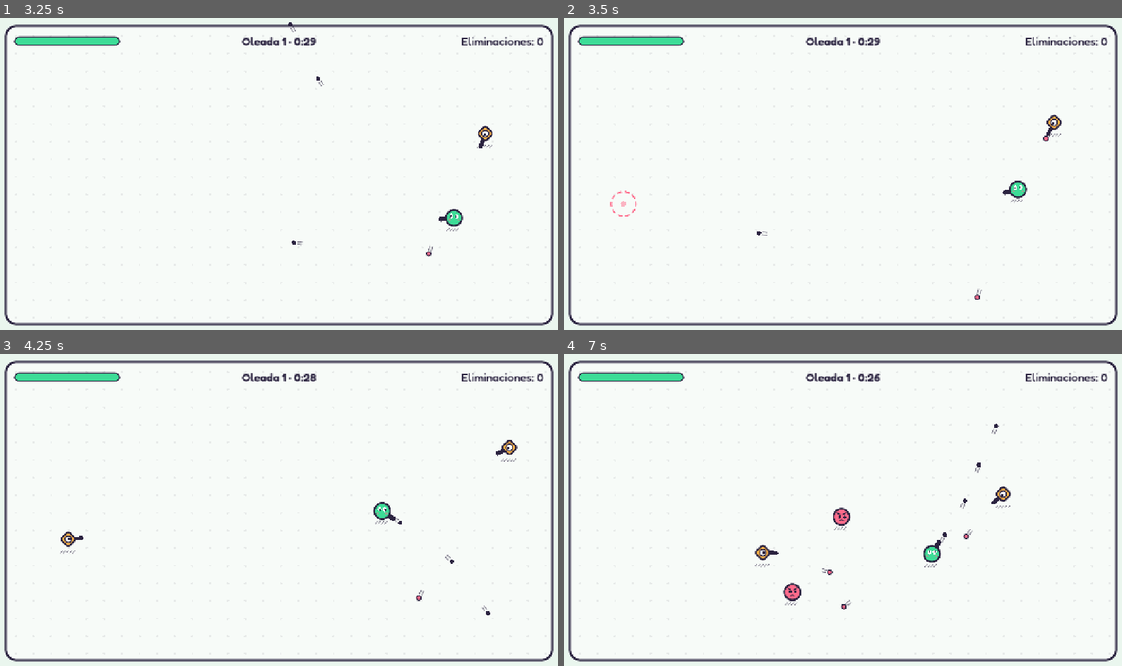
Above: before the commit, frames 1-4 (two rows, left to right).
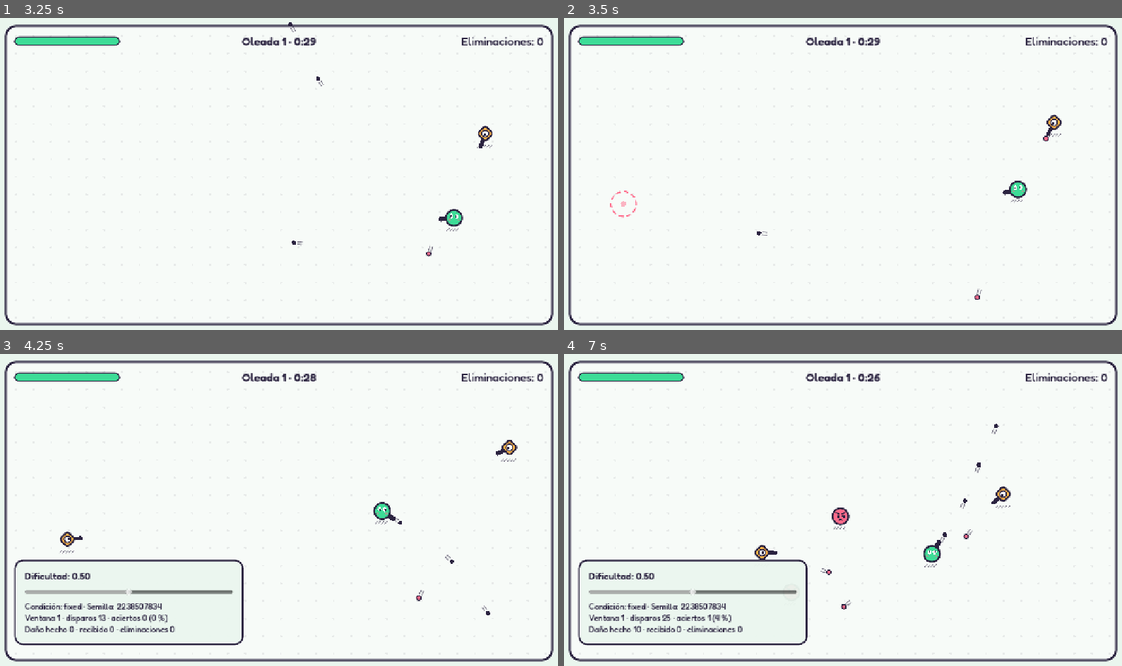
Above: after the commit, the same moments.

Repository: OmarDavidd/autelia
Game: Godot game, scene res://modes/survival/survival.tscn
Two runs of this game, one before a commit and one after it. Both use one fixed random seed, a clock stepped at 60 frames per second and the inputs below.
Inputs (mouse positions are in pixels of both pictures, inside the frame that each line leads up to):
- Up to frame 1 (3.25 s): tap Enter at 0.5 s; move the mouse to (401, 158) at 0.52 s; press the mouse at (401, 158) at 0.53 s; hold D (move_right) 0.53-1.28 s; move the mouse to (167, 189) at 1.27 s; release the mouse at (167, 189) at 1.28 s; hold S (move_down) 1.28-2.03 s; click (167, 189) at 1.35 s; move the mouse to (334, 105) at 2.02 s; press the mouse at (334, 105) at 2.03 s; hold D (move_right) 2.03-2.78 s; move the mouse to (251, 239) at 2.77 s; release the mouse at (251, 239) at 2.78 s; hold W (move_up) from 2.78 s (still down); click (251, 239) at 2.85 s
- Up to frame 2 (3.5 s): keep holding W (move_up)
- Up to frame 3 (4.25 s): move the mouse to (446, 559) at 3.52 s; release W (move_up) at 3.53 s; press the mouse at (446, 559) at 3.53 s; hold A (move_left) from 3.53 s (still down); tap F3 (debug_panel, bound only after the commit) at 4.15 s
- Up to frame 4 (7 s): move the mouse to (675, 463) at 4.27 s; release the mouse at (675, 463) at 4.28 s; click (675, 463) at 4.35 s; move the mouse to (870, 510) at 5.02 s; release A (move_left) at 5.03 s; press the mouse at (870, 510) at 5.03 s; hold S (move_down) 5.03-5.78 s; move the mouse to (759, 432) at 5.77 s; release the mouse at (759, 432) at 5.78 s; hold D (move_right) 5.78-6.53 s; click (759, 432) at 5.85 s; move the mouse to (965, 494) at 6.52 s; press the mouse at (965, 494) at 6.53 s; hold W (move_up) from 6.53 s (still down)

Frame 1 is identical in both runs. In frame 2, less than 0.1% of the frame differs, in the area x 8-14%, y 55-65%; in frame 3, 2.5%; in frame 4, 2.8%, in the area x 2-52%, y 49-94%.

Commit message:
feat: add difficulty control, per-wave telemetry and researcher panel

Diff:
--- /dev/null
+++ b/difficulty/controllers/difficulty_controller.gd
@@ -0,0 +1,13 @@
+class_name DifficultyController
+extends RefCounted
+## Decides the difficulty of the next window from the stats of the window that just closed.
+## Experimental conditions (fixed, rules, model-based) are subclasses with the same interface.
+
+
+## Short name written to the telemetry `condition` column.
+func label() -> String:
+	return "base"
+
+
+func next_difficulty(_window: Dictionary, current: float) -> float:
+	return current
--- /dev/null
+++ b/difficulty/controllers/fixed_controller.gd
@@ -0,0 +1,7 @@
+class_name FixedController
+extends DifficultyController
+## Control condition: difficulty never changes, whatever the player does.
+
+
+func label() -> String:
+	return "fixed"
--- /dev/null
+++ b/difficulty/difficulty_director.gd
@@ -0,0 +1,40 @@
+class_name DifficultyDirector
+extends Node
+## Owns the current difficulty value and pushes it to the spawner.
+## After each telemetry window, the active controller picks the next value.
+##
+## Start value: `--difficulty=0.7` on the command line (after `--`) wins, then `initial_difficulty`.
+
+signal difficulty_changed(value: float)
+
+@export var spawner_path: NodePath
+@export var telemetry_path: NodePath
+@export_range(0.0, 1.0, 0.01) var initial_difficulty := 0.5
+
+var difficulty := 0.5
+var controller: DifficultyController = FixedController.new()
+
+@onready var spawner: WaveSpawner = get_node(spawner_path)
+@onready var telemetry: TelemetryRecorder = get_node(telemetry_path)
+
+
+func _ready() -> void:
+	telemetry.window_closed.connect(_on_window_closed)
+	set_difficulty(_resolve_initial())
+
+
+func set_difficulty(value: float) -> void:
+	difficulty = clampf(value, 0.0, 1.0)
+	DifficultyParams.apply(difficulty, spawner)
+	difficulty_changed.emit(difficulty)
+
+
+func _resolve_initial() -> float:
+	for arg in OS.get_cmdline_user_args():
+		if arg.begins_with("--difficulty="):
+			return float(arg.get_slice("=", 1))
+	return initial_difficulty
+
+
+func _on_window_closed(window: Dictionary) -> void:
+	set_difficulty(controller.next_difficulty(window, difficulty))
--- /dev/null
+++ b/difficulty/difficulty_params.gd
@@ -0,0 +1,27 @@
+class_name DifficultyParams
+## Maps one difficulty value d in [0, 1] to the parameters it controls.
+## d = 0.5 reproduces the base tuning, and every parameter moves linearly with d,
+## so each difficulty value is traceable to concrete numbers.
+
+## Value at d = 0 (x) and at d = 1 (y).
+const RANGES := {
+	"spawn_interval": Vector2(2.0, 0.8),
+	"speed_multiplier": Vector2(0.75, 1.25),
+	"fire_rate_multiplier": Vector2(0.6, 1.4),
+	"health_multiplier": Vector2(0.8, 1.2),
+}
+
+
+static func values(difficulty: float) -> Dictionary:
+	var t := clampf(difficulty, 0.0, 1.0)
+	var result := {}
+	for key: String in RANGES:
+		var range_: Vector2 = RANGES[key]
+		result[key] = lerpf(range_.x, range_.y, t)
+	return result
+
+
+static func apply(difficulty: float, spawner: WaveSpawner) -> void:
+	var tuned := values(difficulty)
+	for key: String in tuned:
+		spawner.set(key, tuned[key])
--- a/modes/survival/spawn_marker.gd
+++ b/modes/survival/spawn_marker.gd
@@ -5,6 +5,8 @@
 
 var scene: PackedScene
 var duration := 0.6
+## Optional hook to adjust the enemy before it enters the tree.
+var on_spawn: Callable
 
 var _elapsed := 0.0
 
@@ -14,6 +16,8 @@
 	queue_redraw()
 	if _elapsed >= duration:
 		var enemy: Node2D = scene.instantiate()
+		if on_spawn.is_valid():
+			on_spawn.call(enemy)
 		get_parent().add_child(enemy)
 		enemy.global_position = global_position
 		queue_free()
--- a/modes/survival/survival.tscn
+++ b/modes/survival/survival.tscn
@@ -5,6 +5,9 @@
 [ext_resource type="PackedScene" path="res://core/player/player.tscn" id="3_player"]
 [ext_resource type="Script" path="res://modes/survival/wave_spawner.gd" id="4_spawner"]
 [ext_resource type="Script" path="res://ui/hud.gd" id="5_hud"]
+[ext_resource type="Script" path="res://difficulty/difficulty_director.gd" id="6_director"]
+[ext_resource type="Script" path="res://telemetry/telemetry_recorder.gd" id="7_telemetry"]
+[ext_resource type="Script" path="res://ui/debug_panel.gd" id="8_debug"]
 
 [node name="Survival" type="Node2D"]
 script = ExtResource("1_survival")
@@ -22,3 +25,19 @@
 
 [node name="Hud" type="CanvasLayer" parent="."]
 script = ExtResource("5_hud")
+
+[node name="Difficulty" type="Node" parent="."]
+script = ExtResource("6_director")
+spawner_path = NodePath("../Spawner")
+telemetry_path = NodePath("../Telemetry")
+
+[node name="Telemetry" type="Node" parent="."]
+script = ExtResource("7_telemetry")
+mode_path = NodePath("..")
+director_path = NodePath("../Difficulty")
+
+[node name="DebugPanel" type="CanvasLayer" parent="."]
+script = ExtResource("8_debug")
+mode_path = NodePath("..")
+director_path = NodePath("../Difficulty")
+telemetry_path = NodePath("../Telemetry")
--- a/modes/survival/wave_spawner.gd
+++ b/modes/survival/wave_spawner.gd
@@ -12,11 +12,17 @@
 @export var wave_duration := 30.0
 @export var break_duration := 3.0
 @export var first_break := 2.0
+## Overwritten by a difficulty director when the scene has one (see DifficultyParams).
 @export var spawn_interval := 1.4
 @export var max_alive := 12
 @export var shooter_chance := 0.3
 @export var min_player_distance := 220.0
 @export var telegraph_time := 0.6
+
+## Set by whoever controls difficulty. Applied to enemies as they spawn.
+var speed_multiplier := 1.0
+var fire_rate_multiplier := 1.0
+var health_multiplier := 1.0
 
 var wave := 0
 var running := false
@@ -103,9 +109,21 @@
 	var marker := SpawnMarker.new()
 	marker.scene = scene
 	marker.duration = telegraph_time
+	marker.on_spawn = _tune
 	_container.add_child(marker)
 	marker.global_position = at
 	spawned.emit(scene.resource_path, at)
+
+
+## Scales a freshly instantiated enemy before it enters the tree (Health resets on ready).
+func _tune(enemy: Node) -> void:
+	if enemy is Enemy:
+		enemy.speed *= speed_multiplier
+		var health: Health = enemy.get_node("Health")
+		health.max_health *= health_multiplier
+	if enemy is Shooter:
+		var weapon: Weapon = enemy.get_node("Pivot/Weapon")
+		weapon.fire_rate *= fire_rate_multiplier
 
 
 ## Always uses exactly two RNG draws, so the random sequence does not depend on
--- a/project.godot
+++ b/project.godot
@@ -47,6 +47,10 @@
 "deadzone": 0.2,
 "events": [Object(InputEventKey,"physical_keycode":82)]
 }
+debug_panel={
+"deadzone": 0.2,
+"events": [Object(InputEventKey,"physical_keycode":4194334)]
+}
 screenshot={
 "deadzone": 0.2,
 "events": [Object(InputEventKey,"physical_keycode":4194343)]
--- /dev/null
+++ b/telemetry/telemetry_recorder.gd
@@ -0,0 +1,132 @@
+class_name TelemetryRecorder
+extends Node
+## Aggregates gameplay events per wave (one measurement window) and appends one CSV row
+## per window. A window also closes early when the player dies.
+##
+## Participant: `--participant=P01` on the command line (after `--`), default "dev".
+## Files: <output_dir>/<participant>_<session>.csv (user:// is git-ignored data, never commit it).
+
+signal window_closed(window: Dictionary)
+
+const COLUMNS := [
+	"participant_id", "session_id", "condition", "seed", "window", "timestamp", "difficulty",
+	"shots", "hits", "accuracy", "damage_dealt", "damage_taken", "kills", "deaths",
+	"active_time", "kills_per_minute",
+]
+
+@export var mode_path: NodePath
+@export var director_path: NodePath
+@export var output_dir := "user://telemetry"
+
+var participant_id := "dev"
+var session_id := ""
+var file_path := ""
+var current := {}
+
+var _open := false
+
+@onready var mode: SurvivalMode = get_node(mode_path)
+@onready var director: DifficultyDirector = get_node(director_path)
+
+
+func _ready() -> void:
+	for arg in OS.get_cmdline_user_args():
+		if arg.begins_with("--participant="):
+			participant_id = arg.get_slice("=", 1)
+	session_id = Time.get_datetime_string_from_system().replace(":", "-")
+	file_path = "%s/%s_%s.csv" % [output_dir, participant_id, session_id]
+
+	Events.wave_started.connect(_on_wave_started)
+	Events.wave_ended.connect(_on_wave_ended)
+	Events.shot_fired.connect(_on_shot_fired)
+	Events.enemy_hit.connect(_on_enemy_hit)
+	Events.enemy_killed.connect(_on_enemy_killed)
+	Events.player_damaged.connect(_on_player_damaged)
+	Events.player_died.connect(_on_player_died)
+
+
+func _physics_process(delta: float) -> void:
+	if _open:
+		current.active_time += delta
+
+
+func is_window_open() -> bool:
+	return _open
+
+
+func _on_wave_started(index: int) -> void:
+	current = {
+		"window": index, "difficulty": director.difficulty,
+		"shots": 0, "hits": 0, "damage_dealt": 0.0, "damage_taken": 0.0,
+		"kills": 0, "deaths": 0, "active_time": 0.0,
+	}
+	_open = true
+
+
+func _on_shot_fired(shooter: Node) -> void:
+	# Enemy shots also emit this event; only the player's count toward accuracy.
+	if _open and shooter is Player:
+		current.shots += 1
+
+
+func _on_enemy_hit(_enemy: Node, damage: float) -> void:
+	if _open:
+		current.hits += 1
+		current.damage_dealt += damage
+
+
+func _on_enemy_killed(_enemy: Node) -> void:
+	if _open:
+		current.kills += 1
+
+
+func _on_player_damaged(amount: float, _health_left: float) -> void:
+	if _open:
+		current.damage_taken += amount
+
+
+func _on_player_died() -> void:
+	if _open:
+		current.deaths = 1
+		_close_window()
+
+
+func _on_wave_ended(_index: int) -> void:
+	_close_window()
+
+
+func _close_window() -> void:
+	if not _open:
+		return
+	_open = false
+	var minutes := maxf(current.active_time, 0.001) / 60.0
+	var row := current.duplicate()
+	row.merge({
+		"participant_id": participant_id,
+		"session_id": session_id,
+		"condition": director.controller.label(),
+		"seed": mode.used_seed,
+		"timestamp": Time.get_datetime_string_from_system(),
+		"accuracy": float(current.hits) / current.shots if current.shots > 0 else 0.0,
+		"kills_per_minute": current.kills / minutes,
+	})
+	_append(row)
+	window_closed.emit(row)
+
+
+func _append(row: Dictionary) -> void:
+	DirAccess.make_dir_recursive_absolute(output_dir)
+	var exists := FileAccess.file_exists(file_path)
+	var file := FileAccess.open(file_path, FileAccess.READ_WRITE if exists else FileAccess.WRITE)
+	if file == null:
+		push_error("Telemetry: cannot open %s (%s)" % [file_path, error_string(FileAccess.get_open_error())])
+		return
+	file.seek_end()
+	if not exists:
+		file.store_line(",".join(COLUMNS))
+	var cells: PackedStringArray = []
+	for column: String in COLUMNS:
+		var value: Variant = row[column]
+		cells.append("%.4f" % value if value is float else str(value))
+	file.store_line(",".join(cells))
+	file.close()
--- a/tests/smoke_stage4.gd
+++ b/tests/smoke_stage4.gd
@@ -46,8 +46,9 @@
 	spawner.first_break = 0.5
 	spawner.wave_duration = 2.0
 	spawner.break_duration = 0.5
-	spawner.spawn_interval = 0.25
 	add_child(mode)
+	# The difficulty director sets the interval on ready; override it afterwards.
+	mode.spawner.spawn_interval = 0.25
 	mode.player.health.invulnerability_time = 999.0
 	mode.player.health.invulnerable_left = 999.0
 	return mode
--- a/tests/smoke_stage5.gd
+++ b/tests/smoke_stage5.gd
@@ -25,8 +25,9 @@
 	var spawner: WaveSpawner = mode.get_node("Spawner")
 	spawner.first_break = 0.5
 	spawner.wave_duration = 3.0
-	spawner.spawn_interval = 0.25
 	add_child(mode)
+	# The difficulty director sets the interval on ready; override it afterwards.
+	mode.spawner.spawn_interval = 0.25
 	var hud := mode.hud
 	var player := mode.player
 
--- /dev/null
+++ b/tests/smoke_stage7.gd
@@ -0,0 +1,157 @@
+extends Node
+## Stage 7 smoke test: difficulty mapping, director -> spawner, per-window CSV telemetry.
+## Run: godot --headless --path . tests/smoke_stage7.tscn
+
+const SURVIVAL := "res://modes/survival/survival.tscn"
+const OUTPUT_DIR := "user://test_telemetry"
+
+var failures: Array[String] = []
+
+
+func _ready() -> void:
+	_run.call_deferred()
+
+
+func _frames(count: int) -> void:
+	for i in count:
+		await get_tree().physics_frame
+
+
+func _expect(condition: bool, message: String) -> void:
+	if not condition:
+		failures.append(message)
+
+
+func _run() -> void:
+	_clean_output()
+	_params_map_linearly()
+	await _director_tunes_spawner_and_enemies()
+	await _telemetry_writes_one_row_per_window()
+	await _death_closes_window_early()
+	_clean_output()
+
+	if failures.is_empty():
+		print("SMOKE OK: difficulty maps and applies; telemetry writes per-window CSV rows")
+		get_tree().quit(0)
+	else:
+		for failure in failures:
+			printerr("FAIL: ", failure)
+		get_tree().quit(1)
+
+
+func _make_run(seed_value: int) -> SurvivalMode:
+	var mode: SurvivalMode = load(SURVIVAL).instantiate()
+	mode.run_seed = seed_value
+	var spawner: WaveSpawner = mode.get_node("Spawner")
+	spawner.first_break = 0.3
+	spawner.wave_duration = 1.5
+	var telemetry: TelemetryRecorder = mode.get_node("Telemetry")
+	telemetry.output_dir = OUTPUT_DIR
+	add_child(mode)
+	mode.player.health.invulnerable_left = 999.0
+	return mode
+
+
+func _free(mode: Node) -> void:
+	mode.queue_free()
+	await _frames(2)
+
+
+func _params_map_linearly() -> void:
+	var easy := DifficultyParams.values(0.0)
+	var mid := DifficultyParams.values(0.5)
+	var hard := DifficultyParams.values(1.0)
+	_expect(is_equal_approx(mid.spawn_interval, 1.4), "d=0.5 spawn interval %.2f" % mid.spawn_interval)
+	_expect(is_equal_approx(mid.speed_multiplier, 1.0), "d=0.5 must keep base speed")
+	_expect(easy.spawn_interval > hard.spawn_interval, "harder must spawn more often")
+	_expect(hard.speed_multiplier > easy.speed_multiplier, "harder must be faster")
+	_expect(DifficultyParams.values(3.0) == hard, "difficulty must clamp to 1")
+
+
+func _director_tunes_spawner_and_enemies() -> void:
+	var mode := _make_run(11)
+	var director: DifficultyDirector = mode.get_node("Difficulty")
+	director.set_difficulty(1.0)
+	_expect(is_equal_approx(mode.spawner.spawn_interval, 0.8), "spawner interval not tuned: %.2f" % mode.spawner.spawn_interval)
+
+	var enemy: Enemy
+	for i in 120:
+		await _frames(1)
+		for child in mode.enemies.get_children():
+			if child is Enemy:
+				enemy = child
+		if enemy:
+			break
+	_expect(enemy != null, "no enemy spawned")
+	if enemy:
+		var base: Enemy = load(enemy.scene_file_path).instantiate()
+		_expect(is_equal_approx(enemy.speed, base.speed * 1.25), "enemy speed %.1f, expected %.1f" % [enemy.speed, base.speed * 1.25])
+		var base_health: Health = base.get_node("Health")
+		_expect(is_equal_approx(enemy.health.max_health, base_health.max_health * 1.2), "enemy health not scaled")
+		base.free()
+	await _free(mode)
+
+
+func _read_rows(telemetry: TelemetryRecorder) -> Array[PackedStringArray]:
+	var rows: Array[PackedStringArray] = []
+	var file := FileAccess.open(telemetry.file_path, FileAccess.READ)
+	if file == null:
+		return rows
+	while not file.eof_reached():
+		var line := file.get_line()
+		if not line.is_empty():
+			rows.append(line.split(","))
+	return rows
+
+
+func _telemetry_writes_one_row_per_window() -> void:
+	var mode := _make_run(21)
+	var telemetry: TelemetryRecorder = mode.get_node("Telemetry")
+	await _frames(30)
+	_expect(telemetry.is_window_open(), "window 1 did not open")
+	for i in 4:
+		Events.shot_fired.emit(mode.player)
+	Events.shot_fired.emit(Node.new())  # an enemy shot must not count
+	Events.enemy_hit.emit(mode.player, 10.0)
+	Events.enemy_hit.emit(mode.player, 10.0)
+	Events.enemy_killed.emit(mode.player)
+	Events.player_damaged.emit(5.0, 95.0)
+	await _frames(int(60 * 1.6))
+
+	var rows := _read_rows(telemetry)
+	_expect(rows.size() == 2, "expected header + 1 row, got %d lines" % rows.size())
+	if rows.size() >= 2:
+		_expect(rows[0] == PackedStringArray(TelemetryRecorder.COLUMNS), "CSV header mismatch: %s" % [rows[0]])
+		var row := {}
+		for c in TelemetryRecorder.COLUMNS.size():
+			row[TelemetryRecorder.COLUMNS[c]] = rows[1][c]
+		_expect(row.condition == "fixed", "condition %s" % row.condition)
+		_expect(row.seed == "21", "seed %s" % row.seed)
+		_expect(row.window == "1", "window %s" % row.window)
+		_expect(row.shots == "4" and row.hits == "2", "shots/hits %s/%s" % [row.shots, row.hits])
+		_expect(row.accuracy == "0.5000", "accuracy %s" % row.accuracy)
+		_expect(row.damage_dealt == "20.0000" and row.damage_taken == "5.0000", "damage %s/%s" % [row.damage_dealt, row.damage_taken])
+		_expect(row.kills == "1" and row.deaths == "0", "kills/deaths %s/%s" % [row.kills, row.deaths])
+		_expect(float(row.kills_per_minute) > 0.0, "kills per minute %s" % row.kills_per_minute)
+	await _free(mode)
+
+
+func _death_closes_window_early() -> void:
+	var mode := _make_run(31)
+	var telemetry: TelemetryRecorder = mode.get_node("Telemetry")
+	await _frames(30)
+	mode.player.health.invulnerable_left = 0.0
+	mode.player.take_hit(1000.0)
+	await _frames(2)
+	_expect(not telemetry.is_window_open(), "window still open after death")
+	var rows := _read_rows(telemetry)
+	_expect(rows.size() == 2 and rows[1][TelemetryRecorder.COLUMNS.find("deaths")] == "1", "death row missing or deaths != 1")
+	await _free(mode)
+
+
+func _clean_output() -> void:
+	var dir := DirAccess.open(OUTPUT_DIR)
+	if dir == null:
+		return
+	for file_name in dir.get_files():
+		dir.remove(file_name)
--- /dev/null
+++ b/tests/smoke_stage7.tscn
@@ -0,0 +1,6 @@
+[gd_scene format=3]
+
+[ext_resource type="Script" path="res://tests/smoke_stage7.gd" id="1_test"]
+
+[node name="smoke_stage7" type="Node"]
+script = ExtResource("1_test")
--- /dev/null
+++ b/ui/debug_panel.gd
@@ -0,0 +1,77 @@
+class_name DebugPanel
+extends CanvasLayer
+## Researcher panel, hidden by default; F3 toggles it.
+## Shows the condition, seed and live window stats, and a slider to set difficulty by hand.
+
+@export var mode_path: NodePath
+@export var director_path: NodePath
+@export var telemetry_path: NodePath
+
+var slider: HSlider
+var difficulty_label: Label
+var stats_label: Label
+
+@onready var mode: SurvivalMode = get_node(mode_path)
+@onready var director: DifficultyDirector = get_node(director_path)
+@onready var telemetry: TelemetryRecorder = get_node(telemetry_path)
+
+
+func _ready() -> void:
+	layer = 10
+	visible = false
+	_build()
+	director.difficulty_changed.connect(_on_difficulty_changed)
+	_on_difficulty_changed(director.difficulty)
+
+
+func _unhandled_input(event: InputEvent) -> void:
+	if event.is_action_pressed("debug_panel"):
+		visible = not visible
+
+
+func _process(_delta: float) -> void:
+	if not visible:
+		return
+	var w := telemetry.current
+	var lines := ["Condición: %s · Semilla: %d" % [director.controller.label(), mode.used_seed]]
+	if telemetry.is_window_open():
+		var accuracy: float = float(w.hits) / w.shots if w.shots > 0 else 0.0
+		lines.append("Ventana %d · disparos %d · aciertos %d (%.0f %%)" % [w.window, w.shots, w.hits, accuracy * 100.0])
+		lines.append("Daño hecho %.0f · recibido %.0f · eliminaciones %d" % [w.damage_dealt, w.damage_taken, w.kills])
+	else:
+		lines.append("Sin ventana abierta")
+	stats_label.text = "\n".join(lines)
+
+
+func _on_difficulty_changed(value: float) -> void:
+	slider.set_value_no_signal(value)
+	difficulty_label.text = "Dificultad: %.2f" % value
+
+
+func _build() -> void:
+	var panel := PanelContainer.new()
+	panel.theme = UiStyle.theme(500, 18)
+	panel.add_theme_stylebox_override("panel", UiStyle.panel_box())
+	panel.position = Vector2(40, 470)
+	panel.custom_minimum_size = Vector2(520, 0)
+	add_child(panel)
+
+	var column := VBoxContainer.new()
+	column.add_theme_constant_override("separation", 8)
+	panel.add_child(column)
+
+	difficulty_label = UiStyle.label(HORIZONTAL_ALIGNMENT_LEFT, 22)
+	difficulty_label.add_theme_font_override("font", UiStyle.font(600))
+	column.add_child(difficulty_label)
+
+	slider = HSlider.new()
+	slider.min_value = 0.0
+	slider.max_value = 1.0
+	slider.step = 0.05
+	slider.custom_minimum_size = Vector2(0, 28)
+	slider.focus_mode = Control.FOCUS_NONE
+	slider.value_changed.connect(func(value: float) -> void: director.set_difficulty(value))
+	column.add_child(slider)
+
+	stats_label = UiStyle.label(HORIZONTAL_ALIGNMENT_LEFT, 18)
+	column.add_child(stats_label)
--- a/ui/hud.gd
+++ b/ui/hud.gd
@@ -3,9 +3,6 @@
 ## In-game HUD: health, wave and time, kills, and the game-over panel.
 ## Updates from Events and the mode's public getters; it never changes game state.
 ## Copy is in Spanish because the players are Spanish speakers.
-
-const TEXT_SIZE := 26
-const FONT := preload("res://assets/fonts/Fredoka.ttf")
 
 var health_bar: ProgressBar
 var wave_label: Label
@@ -60,10 +57,7 @@
 
 func _build() -> void:
 	var root := MarginContainer.new()
-	var theme := Theme.new()
-	theme.default_font = _font_weight(600)
-	theme.default_font_size = TEXT_SIZE
-	root.theme = theme
+	root.theme = UiStyle.theme()
 	root.set_anchors_and_offsets_preset(Control.PRESET_FULL_RECT)
 	root.mouse_filter = Control.MOUSE_FILTER_IGNORE
 	for side in ["left", "right", "top", "bottom"]:
@@ -79,59 +73,31 @@
 	health_bar.custom_minimum_size = Vector2(240, 22)
 	health_bar.show_percentage = false
 	health_bar.size_flags_vertical = Control.SIZE_SHRINK_CENTER
-	health_bar.add_theme_stylebox_override("background", _box(Color(Palette.INK, 0.12)))
-	var fill := _box(Palette.PLAYER)
+	health_bar.add_theme_stylebox_override("background", UiStyle.box(Color(Palette.INK, 0.12)))
+	var fill := UiStyle.box(Palette.PLAYER)
 	fill.set_border_width_all(3)
 	fill.border_color = Palette.INK
 	health_bar.add_theme_stylebox_override("fill", fill)
 	top.add_child(health_bar)
 
-	wave_label = _label(HORIZONTAL_ALIGNMENT_CENTER)
+	wave_label = UiStyle.label(HORIZONTAL_ALIGNMENT_CENTER)
 	wave_label.size_flags_horizontal = Control.SIZE_EXPAND_FILL
 	top.add_child(wave_label)
 
-	kills_label = _label(HORIZONTAL_ALIGNMENT_RIGHT)
+	kills_label = UiStyle.label(HORIZONTAL_ALIGNMENT_RIGHT)
 	kills_label.custom_minimum_size = Vector2(240, 0)
-	kills_label.add_theme_font_override("font", _font_weight(500))
+	kills_label.add_theme_font_override("font", UiStyle.font(500))
 	kills_label.text = "Eliminaciones: 0"
 	top.add_child(kills_label)
 
 	game_over_panel = PanelContainer.new()
 	game_over_panel.size_flags_horizontal = Control.SIZE_SHRINK_CENTER
 	game_over_panel.size_flags_vertical = Control.SIZE_SHRINK_CENTER
-	var panel_box := _box(Color(Palette.BACKGROUND, 0.95))
-	panel_box.set_border_width_all(4)
-	panel_box.set_corner_radius_all(20)
-	panel_box.border_color = Palette.INK
+	var panel_box := UiStyle.panel_box()
 	panel_box.set_content_margin_all(32)
 	game_over_panel.add_theme_stylebox_override("panel", panel_box)
 	game_over_panel.visible = false
 	root.add_child(game_over_panel)
 
-	game_over_label = _label(HORIZONTAL_ALIGNMENT_CENTER)
+	game_over_label = UiStyle.label(HORIZONTAL_ALIGNMENT_CENTER)
 	game_over_panel.add_child(game_over_label)
-
-
-func _label(alignment: HorizontalAlignment) -> Label:
-	var label := Label.new()
-	label.horizontal_alignment = alignment
-	label.add_theme_color_override("font_color", Palette.INK)
-	label.add_theme_font_size_override("font_size", TEXT_SIZE)
-	return label
-
-
-func _box(color: Color) -> StyleBoxFlat:
-	var box := StyleBoxFlat.new()
-	box.bg_color = color
-	box.set_corner_radius_all(11)
-	box.anti_aliasing = true
-	return box
-
-
-## Fredoka is a variable font; this picks one weight from it.
-func _font_weight(weight: int) -> FontVariation:
-	var font := FontVariation.new()
-	font.base_font = FONT
-	var wght := TextServerManager.get_primary_interface().name_to_tag("wght")
-	font.variation_opentype = {wght: weight}
-	return font
--- /dev/null
+++ b/ui/ui_style.gd
@@ -0,0 +1,45 @@
+class_name UiStyle
+## Shared UI look: Fredoka at a chosen weight, ink text, rounded boxes.
+
+const FONT := preload("res://assets/fonts/Fredoka.ttf")
+const TEXT_SIZE := 26
+
+
+## Fredoka is a variable font; this picks one weight from it.
+static func font(weight: int) -> FontVariation:
+	var variation := FontVariation.new()
+	variation.base_font = FONT
+	var wght := TextServerManager.get_primary_interface().name_to_tag("wght")
+	variation.variation_opentype = {wght: weight}
+	return variation
+
+
+static func theme(weight := 600, size := TEXT_SIZE) -> Theme:
+	var result := Theme.new()
+	result.default_font = font(weight)
+	result.default_font_size = size
+	return result
+
+
+static func box(color: Color, radius := 11) -> StyleBoxFlat:
+	var result := StyleBoxFlat.new()
+	result.bg_color = color
+	result.set_corner_radius_all(radius)
+	result.anti_aliasing = true
+	return result
+
+
+static func panel_box() -> StyleBoxFlat:
+	var result := box(Color(Palette.BACKGROUND, 0.95), 20)
+	result.set_border_width_all(4)
+	result.border_color = Palette.INK
+	result.set_content_margin_all(24)
+	return result
+
+
+static func label(alignment := HORIZONTAL_ALIGNMENT_LEFT, size := TEXT_SIZE) -> Label:
+	var result := Label.new()
+	result.horizontal_alignment = alignment
+	result.add_theme_color_override("font_color", Palette.INK)
+	result.add_theme_font_size_override("font_size", size)
+	return result
Not shown, added: difficulty/controllers/difficulty_controller.gd.uid
Not shown, added: difficulty/controllers/fixed_controller.gd.uid
Not shown, added: difficulty/difficulty_director.gd.uid
Not shown, added: difficulty/difficulty_params.gd.uid
Not shown, added: telemetry/telemetry_recorder.gd.uid
Not shown, added: tests/smoke_stage7.gd.uid
Not shown, added: ui/debug_panel.gd.uid
Not shown, added: ui/ui_style.gd.uid
Not shown, removed: difficulty/controllers/.gitkeep
Not shown, removed: telemetry/.gitkeep
